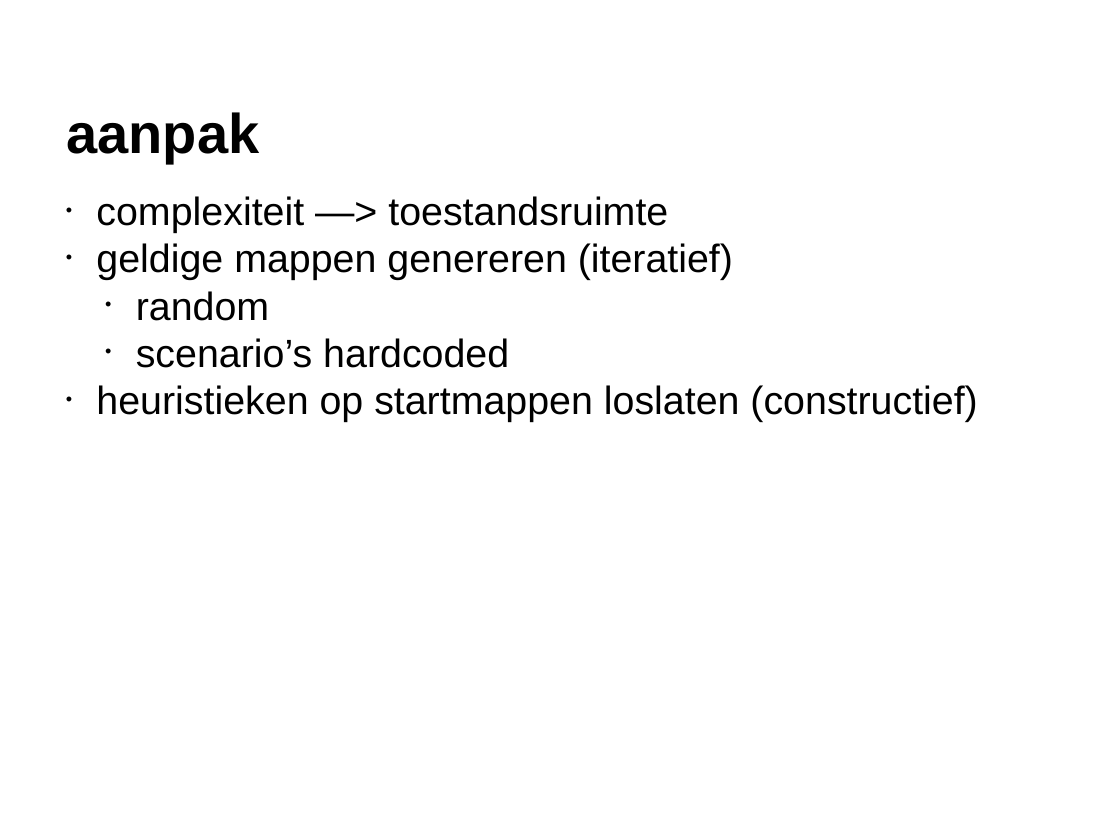
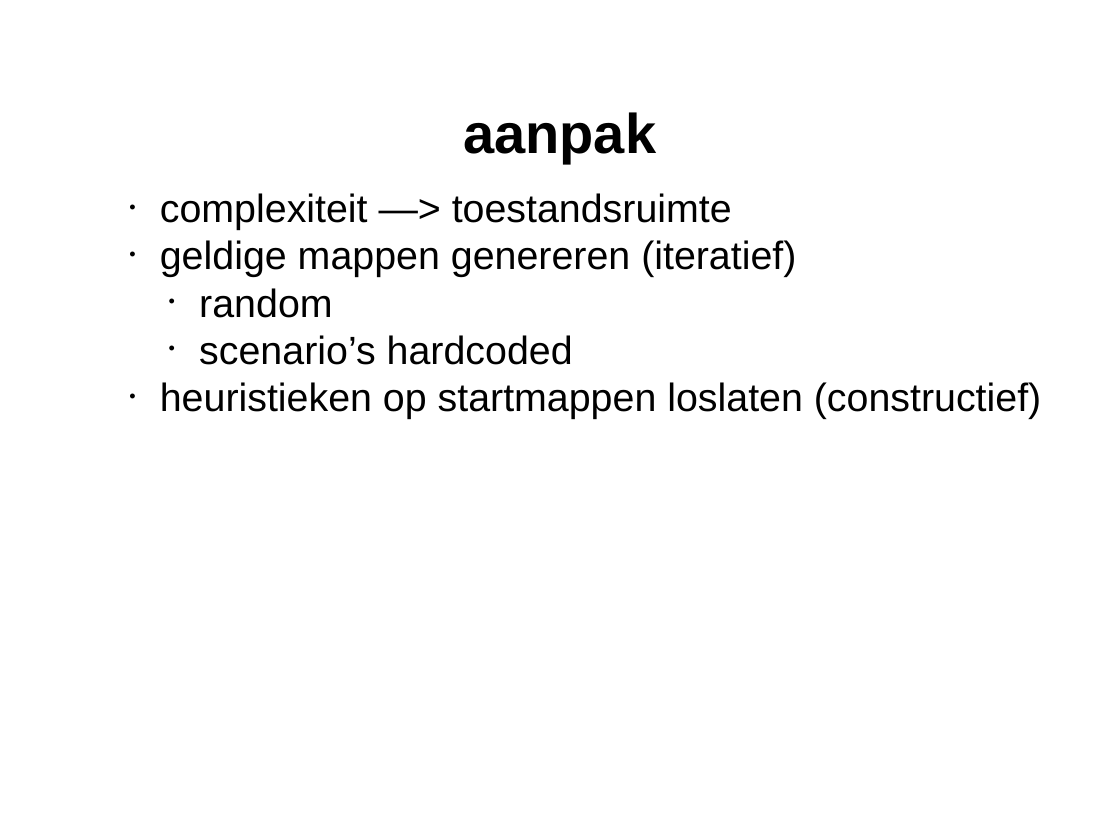
Before and after one commit to JuliaJansen/-HabboHotel, a slide deck: slide 6 of powerpoints/eindpresentatie heuristieken.pptx. Drawn at 1120x840 pixels with LibreOffice and Linux fonts; fonts in the diff are those of the drawing. Boxes give left, top, right and bottom in pixels: in the first picture for what was removed or moved away, otherwise in the second. Text is boxed around its words. In the diff, an @@ line names an element or a change of style, - is before the commit and + after.

```diff
--- a/powerpoints/eindpresentatie heuristieken.pptx
+++ b/powerpoints/eindpresentatie heuristieken.pptx
@@ title "aanpak": place and size @@
-title "aanpak" at (66, 112, 259, 163)
+title "aanpak" at (463, 112, 656, 163)
@@ text "complexiteit —> toestandsruimte": place and size @@
-text "complexiteit —> toestandsruimte" at (96, 196, 977, 422)
+text "complexiteit —> toestandsruimte" at (160, 193, 1041, 419)
```
Also in this commit, not shown: 10 other slides changed, 11 slides added.
